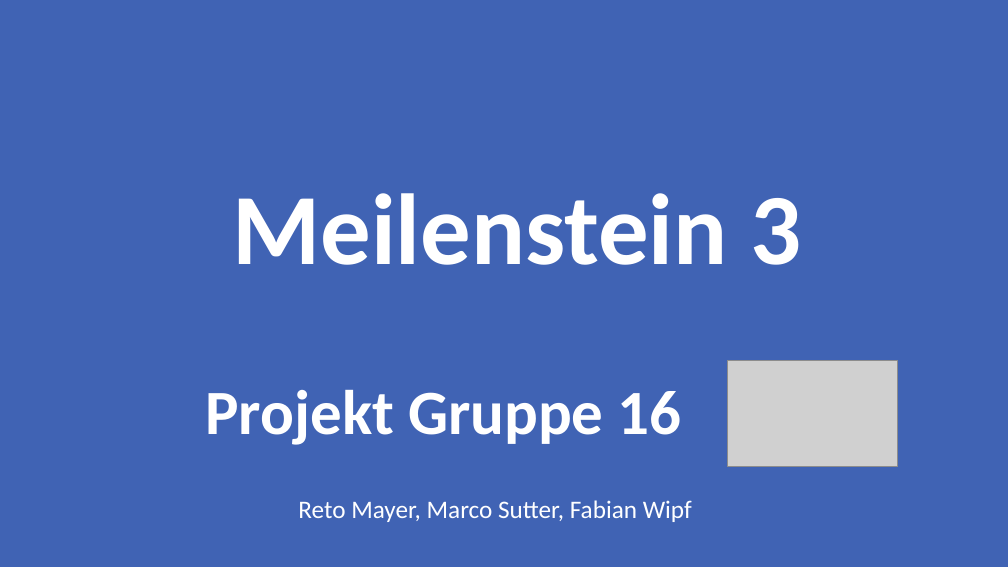
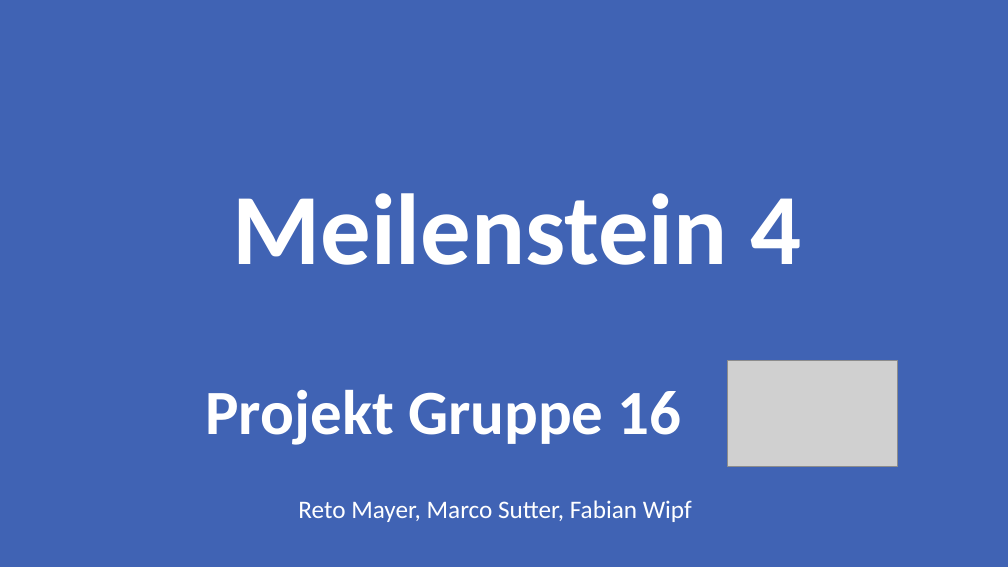
Before and after one commit to Rinc11/FOS, a slide deck: slide 1 of documents/00_Sitzungen/Milestone_4/Meilenstein4.pptx (slide 2 before the commit). Drawn at 1008x567 pixels with LibreOffice and Linux fonts; fonts in the diff are those of the drawing; grey boxes stand for pictures. Boxes give left, top, right and bottom in pixels: in the first picture for what was removed or moved away, otherwise in the second. Text is boxed around its words. In the diff, an @@ line names an element or a change of style, - is before the commit and + after.

```diff
--- a/documents/00_Sitzungen/Milestone_4/Meilenstein4.pptx
+++ b/documents/00_Sitzungen/Milestone_4/Meilenstein4.pptx
@@ title at (x1=232, y1=193, x2=801, y2=265): text changed @@
-Meilenstein 3
+Meilenstein 4
```
Also in this commit, not shown: 4 other slides changed, 2 slides added, 2 slides removed.
